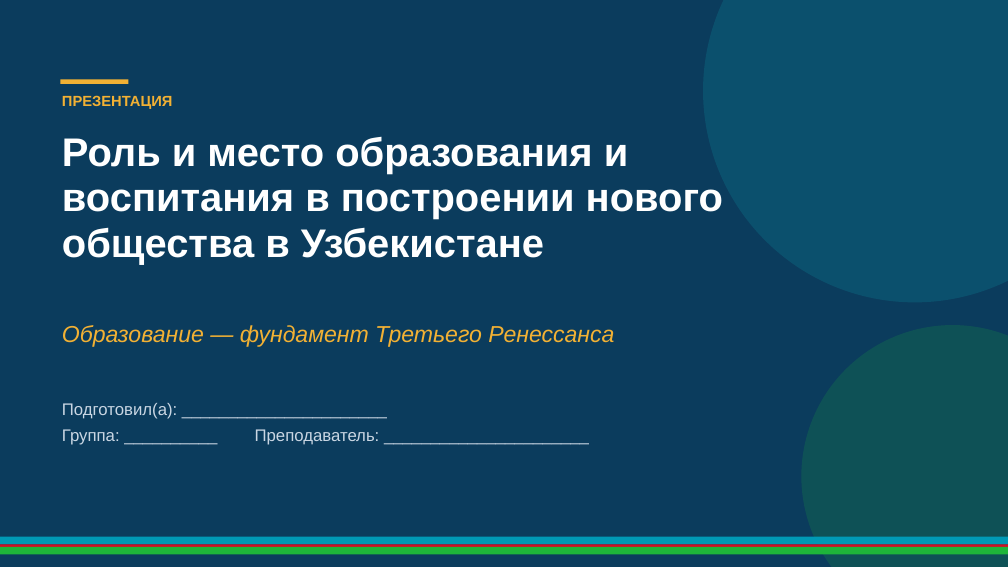
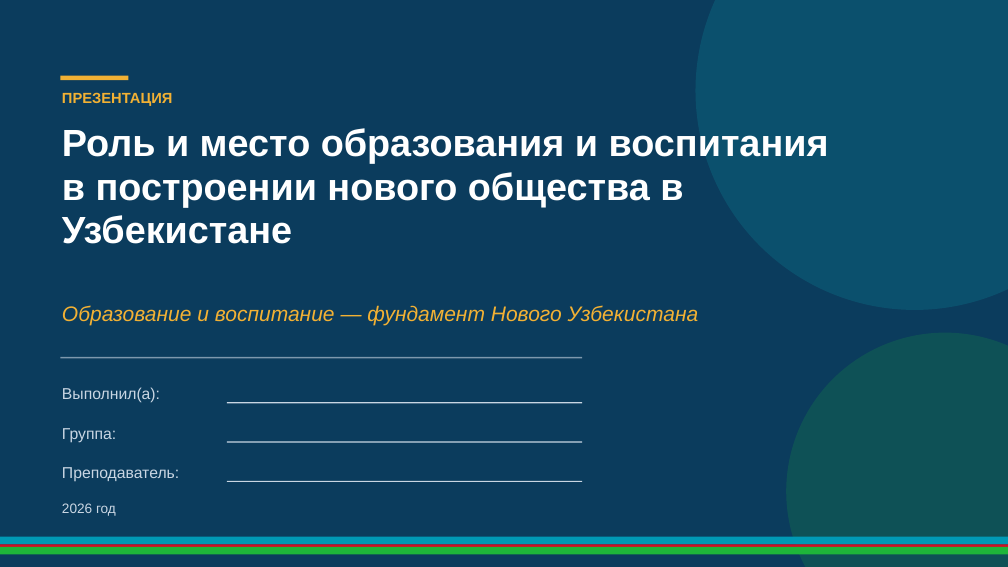
Before and after one commit to muhammadfayzboss-a11y/Prezentatsiyaga, a slide deck: slide 1 of Obrazovanie_i_vospitanie_Novyi_Uzbekistan.pptx. Drawn at 1008x567 pixels with LibreOffice and Linux fonts; fonts in the diff are those of the drawing. Boxes give left, top, right and bottom in pixels: in the first picture for what was removed or moved away, otherwise in the second. Text is boxed around its words. In the diff, an @@ line names an element or a change of style, - is before the commit and + after.

Commit message:
Replace presentation with corrected version
Old version removed. Fixed facts (Constitution art. 1 wording, outdated/unverified statistics replaced with sourced data), broken word and unsupported symbols, text overflow in narrow columns, unattributed quote; added sources and updated README.

```diff
--- a/Obrazovanie_i_vospitanie_Novyi_Uzbekistan.pptx
+++ b/Obrazovanie_i_vospitanie_Novyi_Uzbekistan.pptx
@@ ellipse: place and size @@
-ellipse at box(703, 0, 1008, 302)
+ellipse at box(696, 0, 1008, 310)
@@ rectangle: place and size @@
-rectangle at box(60, 79, 129, 84)
+rectangle at box(60, 76, 129, 80)
@@ text "Роль и место образования и ...": place and size @@
-text "Роль и место образования и ..." at box(62, 137, 723, 265)
+text "Роль и место образования и ..." at box(62, 128, 829, 244)
@@ text "Роль и место образования и ..." at box(62, 128, 829, 244): size 38 to 36 pt @@
@@ text at box(62, 305, 699, 325): text changed; size 22 to 20 pt @@
-Образование — фундамент Третьего Ренессанса
+Образование и воспитание — фундамент Нового Узбекистана
@@ rectangle added at box(60, 357, 582, 358), fill #C9D6E3 at 60% opacity @@
@@ ellipse: place and size @@
-ellipse at box(802, 325, 1008, 567)
+ellipse at box(786, 333, 1008, 567)
@@ text added at box(62, 387, 160, 402), 15 pt, text #C9D6E3 @@
+Выполнил(а):
@@ text removed at box(62, 403, 380, 445) @@
-Подготовил(а): ______________________
-Группа: __________ Преподаватель: ______________________
@@ rectangle added at box(227, 402, 582, 403), fill #C9D6E3 @@
@@ text added at box(62, 428, 116, 443), 15 pt, text #C9D6E3 @@
+Группа:
@@ rectangle added at box(227, 442, 582, 442), fill #C9D6E3 @@
@@ text added at box(62, 467, 179, 481), 15 pt, text #C9D6E3 @@
+Преподаватель:
@@ text added at box(62, 503, 116, 516), 13 pt, text #C9D6E3 @@
+2026 год
@@ rectangle added at box(227, 481, 582, 482), fill #C9D6E3 @@
```
Also in this commit, not shown: 17 other slides changed, 1 slide added, 1 slide removed, 1 other file.
